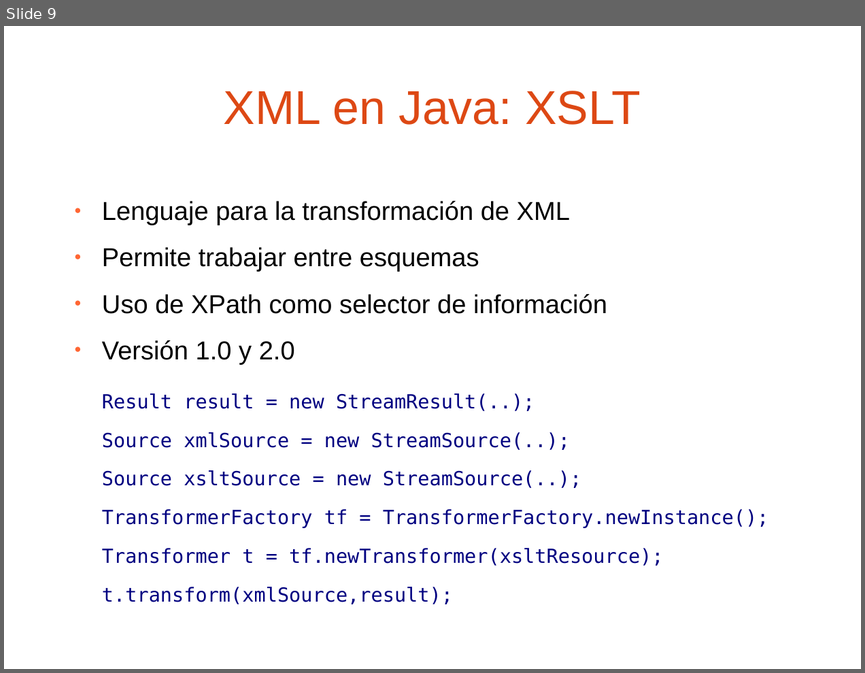
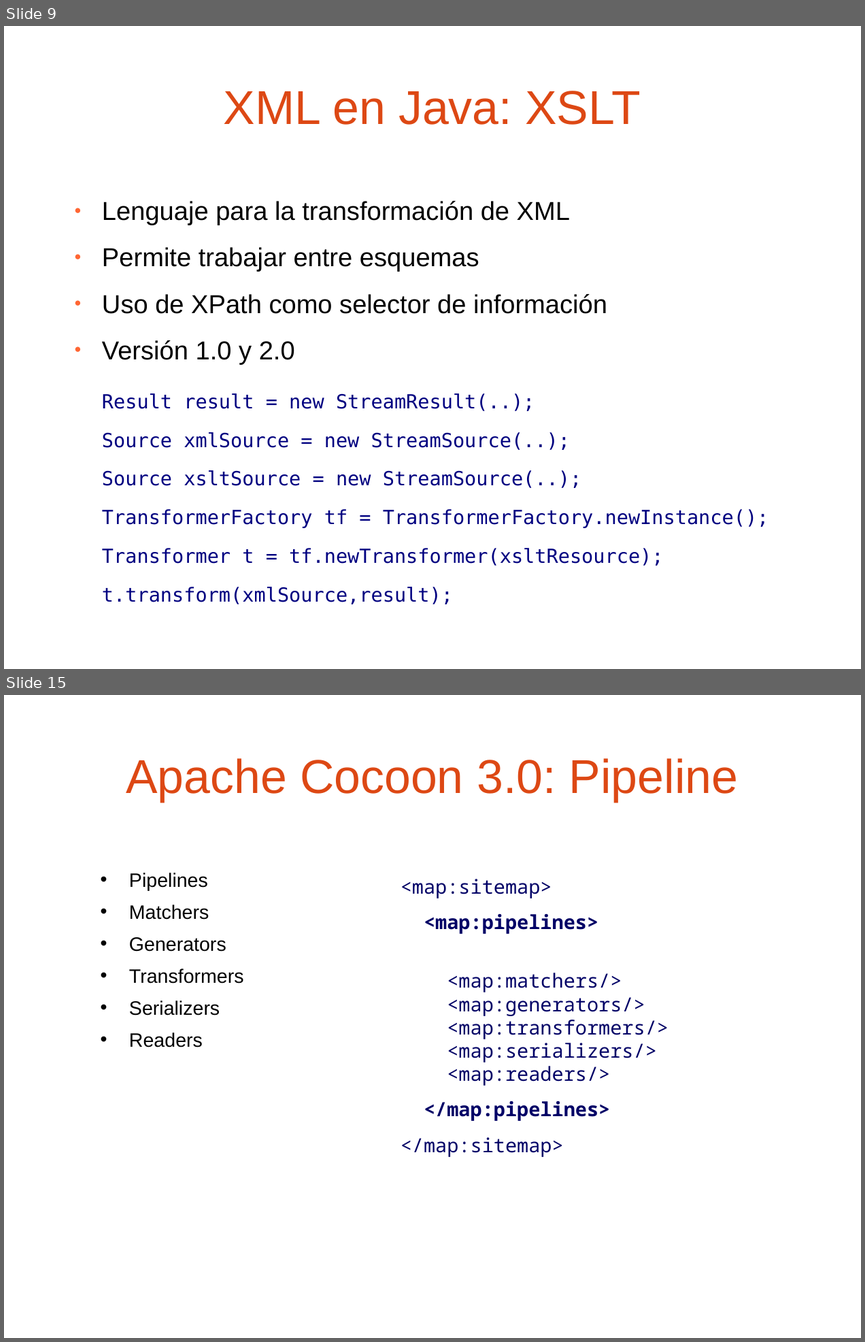
Before and after one commit to jpuerto/barcampes2012-cocoon, a slide deck: presentacion/Procesamiento de XML con Apache Cocoon 3.0.odp. Shown one above the other, each under a label of ours: slide 9 before the commit, slides 9 and 15 after it; the slides between them are not shown. The pictures are 865x673 and 865x1342 pixels, drawn with LibreOffice and Linux fonts; fonts in the diff are those of the drawing; background and template pictures are left out. Boxes give left, top, right and bottom in pixels: in the first picture for what was removed or moved away, otherwise in the second. Text is boxed around its words. In the diff, an @@ line names an element or a change of style, - is before the commit and + after.

```diff
--- a/presentacion/Procesamiento de XML con Apache Cocoon 3.0.odp
+++ b/presentacion/Procesamiento de XML con Apache Cocoon 3.0.odp
@@ slide 15 added at (4,695,861,1338), background picture (left out) @@
@@ title added at (126,758,738,802), 44 pt, text #DD4814 @@
+Apache Cocoon 3.0: Pipeline
@@ text added at (129,872,244,1047), 18 pt, text #000000 @@
+• Pipelines
+• Matchers
+• Generators
+• Transformers
+• Serializers
+• Readers
@@ text added at (400,879,668,1157), 18 pt, text #000066 @@
+<map:sitemap>
+<map:pipelines>
+<map:matchers/>
+<map:generators/>
+<map:transformers/>
+<map:serializers/>
+<map:readers/>
+</map:pipelines>
+</map:sitemap>
```
Also in this commit, not shown: 5 slides changed, 12 other slides added.
